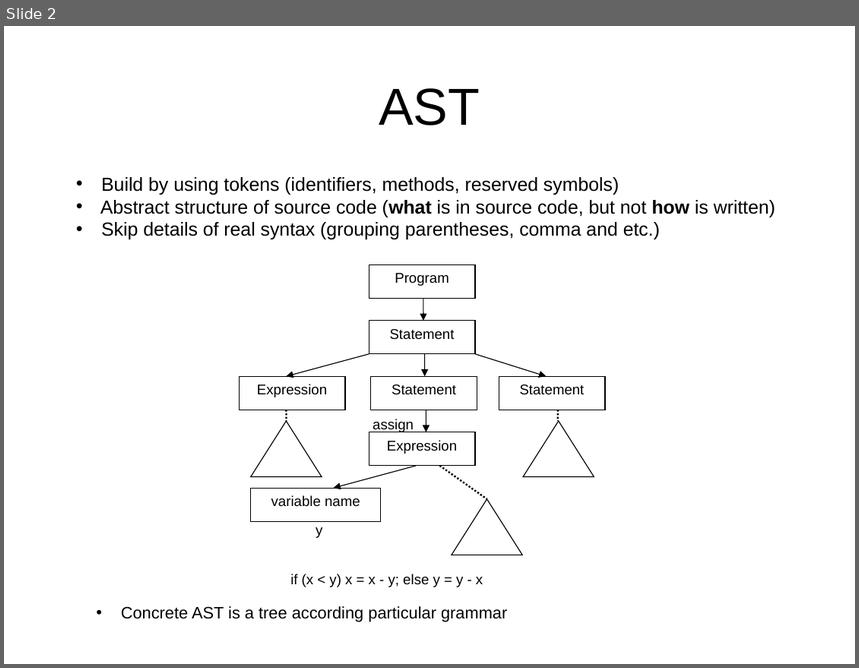
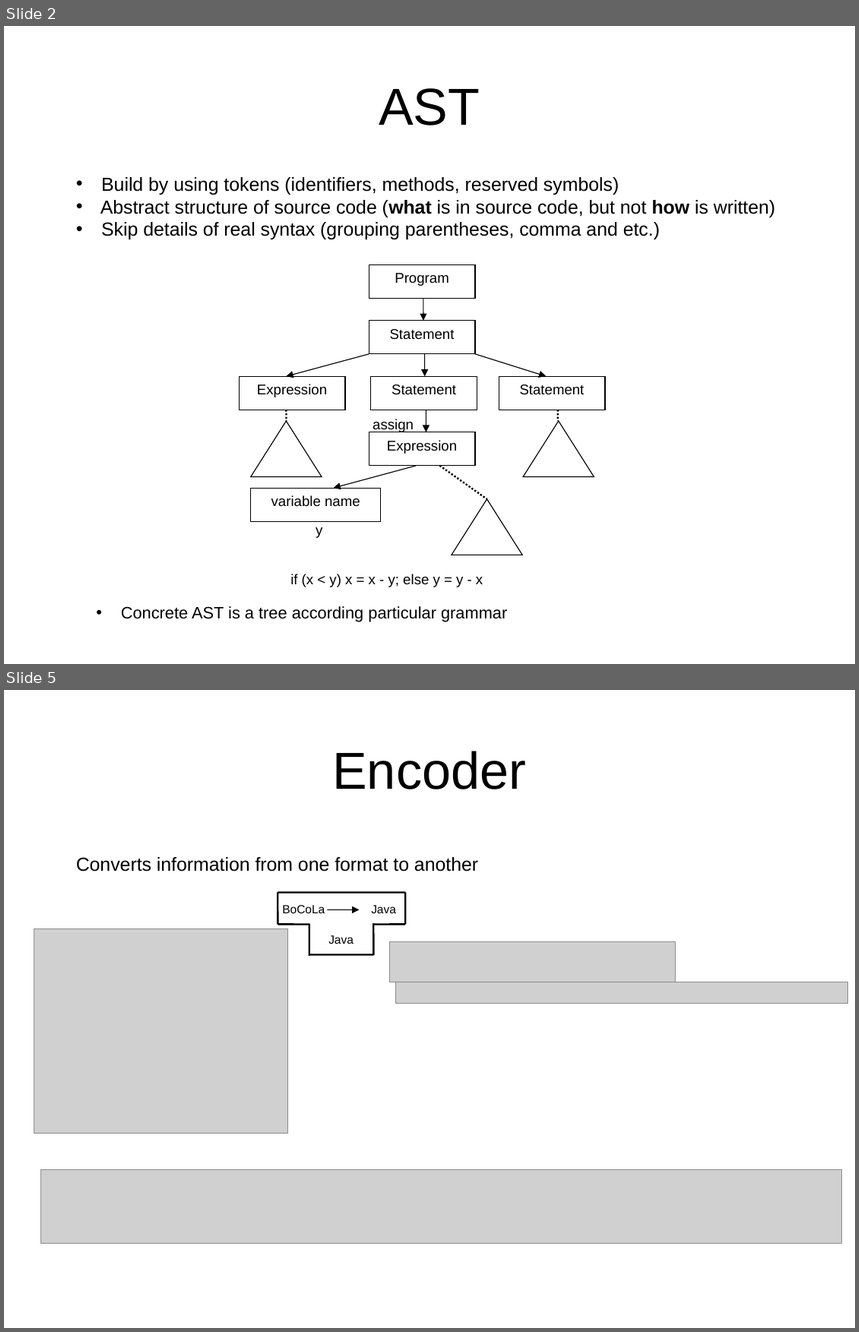
Before and after one commit to isurup/kalle-martin-group, a slide deck: SSE2/slides/2 Translation.ppt. Shown one above the other, each under a label of ours: slide 2 before the commit, slides 2 and 5 after it; the slides between them are not shown. The pictures are 859x668 and 859x1332 pixels, drawn with LibreOffice and Linux fonts; fonts in the diff are those of the drawing; grey boxes stand for pictures. Boxes give left, top, right and bottom in pixels: in the first picture for what was removed or moved away, otherwise in the second. Text is boxed around its words. In the diff, an @@ line names an element or a change of style, - is before the commit and + after.

```diff
--- a/SSE2/slides/2 Translation.ppt
+++ b/SSE2/slides/2 Translation.ppt
@@ slide 5 added at (x1=4, y1=690, x2=855, y2=1328), background #FFFFFF @@
@@ title added at (x1=332, y1=751, x2=526, y2=790), 44 pt, text #000000 @@
+Encoder
@@ text added at (x1=76, y1=857, x2=478, y2=872), 16 pt, text #000000 @@
+Converts information from one format to another
@@ group added at (x1=278, y1=893, x2=406, y2=955): 8 lines, 3 texts, 1 arrow @@
+Java
+Java
+BoCoLa
@@ picture added at (x1=34, y1=929, x2=287, y2=1135) @@
@@ picture added at (x1=389, y1=942, x2=676, y2=983) @@
@@ picture added at (x1=396, y1=983, x2=848, y2=1004) @@
@@ picture added at (x1=40, y1=1170, x2=842, y2=1244) @@
```
Also in this commit, not shown: 3 slides changed, 2 other slides added, 1 slide removed.
